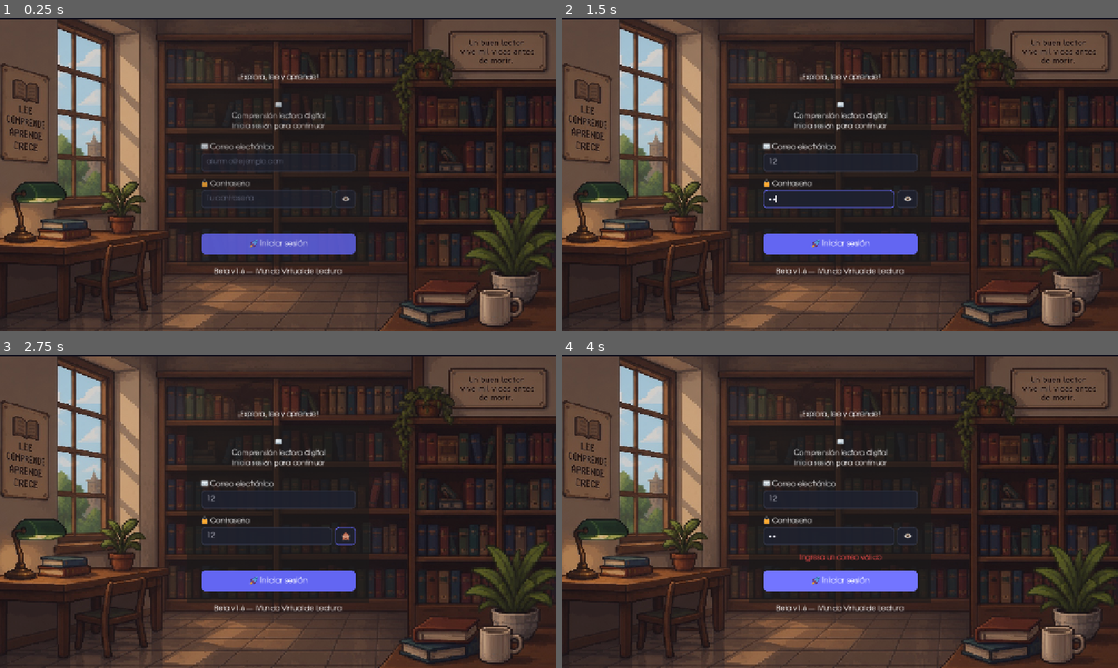
Above: before the commit, frames 1-4 (two rows, left to right).
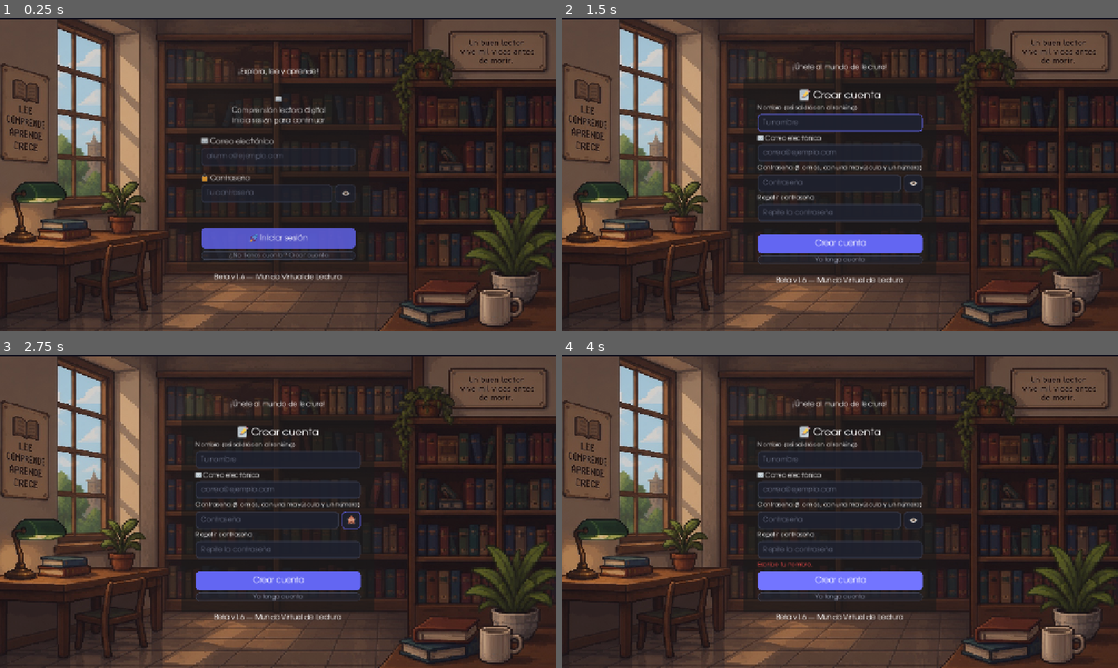
Above: after the commit, the same moments.

Repository: Steeven24/virtual-world-reading-ai
Game: Godot game, scene res://scenes/UI/login_screen.tscn
Same seed, same stepped clock (60 frames per second), same inputs: the game is played once before the commit and once after it.
Inputs (mouse positions are in pixels of both pictures, inside the frame that each line leads up to):
- Up to frame 1 (0.25 s): no input
- Up to frame 2 (1.5 s): click (840, 161) at 0.52 s; type "12" at 0.6 s; click (828, 199) at 0.75 s; type "12" at 0.83 s; click (840, 255) at 1.25 s, where only the run after the commit has a clickable "¿No tienes cuenta? Crear cuen…"
- Up to frame 3 (2.75 s): click "👁" at 2 s
- Up to frame 4 (4 s): click "🙈" at 2.75 s; click (840, 580) at 3.5 s, where only the run after the commit has a clickable "Crear cuenta"

The runs differ from the first frame. In frame 1, 4.0% of the frame differs, in the area x 33-64%, y 16-84%; in frame 2, 5.3%, in the area x 32-68%, y 14-85%; in frame 3, 5.0%; in frame 4, 5.1%.

Commit message:
feat: crear cuenta desde la pantalla de inicio de sesión
Co-Authored-By: Claude Opus 5.5 <noreply@anthropic.com>

Diff:
--- a/scripts/UI/login_screen.gd
+++ b/scripts/UI/login_screen.gd
@@ -54,6 +54,15 @@
 
 var _is_returning_player: bool = false
 
+## Panel «Crear cuenta» y su enlace, creados por código bajo el login.
+var _registro: PanelRegistro = null
+var _crear_cuenta_button: Button = null
+
+## Credenciales recién registradas, para entrar con ellas en cuanto la API
+## confirme la cuenta.
+var _correo_registro: String = ""
+var _clave_registro: String = ""
+
 # ─── Ciclo de vida ──────────────────────────────────────────────────────────
 
 func _ready() -> void:
@@ -73,6 +82,10 @@
 	AuthManager.login_failed.connect(_on_login_failed)
 	AuthManager.progress_loaded.connect(_on_progress_loaded)
 	AuthManager.progress_load_failed.connect(_on_progress_load_failed)
+	AuthManager.register_success.connect(_on_register_success)
+	AuthManager.register_failed.connect(_on_register_failed)
+
+	_construir_registro()
 
 	# Estilizar UI
 	_apply_styles()
@@ -100,6 +113,10 @@
 		AuthManager.progress_loaded.disconnect(_on_progress_loaded)
 	if AuthManager.progress_load_failed.is_connected(_on_progress_load_failed):
 		AuthManager.progress_load_failed.disconnect(_on_progress_load_failed)
+	if AuthManager.register_success.is_connected(_on_register_success):
+		AuthManager.register_success.disconnect(_on_register_success)
+	if AuthManager.register_failed.is_connected(_on_register_failed):
+		AuthManager.register_failed.disconnect(_on_register_failed)
 
 
 # ─── Flujos de UI ────────────────────────────────────────────────────────────
@@ -122,6 +139,8 @@
 	_is_returning_player = false
 	login_panel.visible = true
 	return_panel.visible = false
+	if _registro:
+		_registro.visible = false
 
 	var msg_idx: int = randi() % WELCOME_MESSAGES.size()
 	welcome_label.text = WELCOME_MESSAGES[msg_idx]
@@ -180,6 +199,10 @@
 
 func _on_login_failed(error: String) -> void:
 	_hide_loading()
+	if _registro and _registro.visible:
+		_registro.set_cargando(false)
+		_registro.mostrar_error(error)
+		return
 	_show_error(error)
 
 
@@ -257,36 +280,53 @@
 		if child is Label:
 			child.add_theme_font_override("font", font)
 
-	# Estilizar campos de entrada
 	for input in [email_input, password_input]:
-		var style := StyleBoxFlat.new()
-		style.bg_color = Color(0.12, 0.13, 0.18, 0.9)
-		style.corner_radius_top_left = 8
-		style.corner_radius_top_right = 8
-		style.corner_radius_bottom_left = 8
-		style.corner_radius_bottom_right = 8
-		style.border_width_left = 2
-		style.border_width_top = 2
-		style.border_width_right = 2
-		style.border_width_bottom = 2
-		style.border_color = Color(0.25, 0.27, 0.35, 0.6)
-		style.content_margin_left = 12
-		style.content_margin_right = 12
-		style.content_margin_top = 4
-		style.content_margin_bottom = 4
-		input.add_theme_stylebox_override("normal", style)
-
-		var focus_style := style.duplicate()
-		focus_style.border_color = Color(0.39, 0.4, 0.95, 0.8)
-		input.add_theme_stylebox_override("focus", focus_style)
-
-		input.add_theme_color_override("font_color", Color(0.9, 0.9, 0.95))
-		input.add_theme_color_override("font_placeholder_color", Color(0.4, 0.42, 0.5))
+		_estilo_campo(input)
+	_estilo_boton_ojo(toggle_password_button)
+	_estilo_boton_principal(login_button)
+	if return_continue_button:
+		_estilo_boton_principal(return_continue_button)
+	if return_switch_button:
+		_estilo_boton_secundario(return_switch_button)
+	_estilo_boton_secundario(_crear_cuenta_button)
+
+	# El registro usa las mismas piezas que el login.
+	for campo in _registro.campos():
+		_estilo_campo(campo)
+	_estilo_boton_ojo(_registro.ojo_button)
+	_estilo_boton_principal(_registro.crear_button)
+	_estilo_boton_secundario(_registro.volver_button)
+	_registro.add_theme_stylebox_override("panel", login_panel.get_theme_stylebox("panel"))
+
+
+## Campo de texto: fondo oscuro, borde que se ilumina con el foco.
+func _estilo_campo(input: LineEdit) -> void:
+	var style := StyleBoxFlat.new()
+	style.bg_color = Color(0.12, 0.13, 0.18, 0.9)
+	style.set_corner_radius_all(8)
+	style.set_border_width_all(2)
+	style.border_color = Color(0.25, 0.27, 0.35, 0.6)
+	style.content_margin_left = 12
+	style.content_margin_right = 12
+	style.content_margin_top = 4
+	style.content_margin_bottom = 4
+	input.add_theme_stylebox_override("normal", style)
+
+	var focus_style := style.duplicate()
+	focus_style.border_color = Color(0.39, 0.4, 0.95, 0.8)
+	input.add_theme_stylebox_override("focus", focus_style)
+
+	input.add_theme_color_override("font_color", Color(0.9, 0.9, 0.95))
+	input.add_theme_color_override("font_placeholder_color", Color(0.4, 0.42, 0.5))
+	var font = load(FONT_PATH)
+	if font:
 		input.add_theme_font_override("font", font)
-		input.add_theme_font_size_override("font_size", 16)
-
-	# Estilizar el botón del ojo igual que los campos, para que se lea como
-	# parte del mismo control y no como un botón suelto.
+	input.add_theme_font_size_override("font_size", 16)
+
+
+## Botón del ojo: igual que los campos, para que se lea como parte del mismo
+## control y no como un botón suelto.
+func _estilo_boton_ojo(boton: Button) -> void:
 	var eye_normal := StyleBoxFlat.new()
 	eye_normal.bg_color = Color(0.12, 0.13, 0.18, 0.9)
 	eye_normal.set_corner_radius_all(8)
@@ -294,67 +334,59 @@
 	eye_normal.border_color = Color(0.25, 0.27, 0.35, 0.6)
 	var eye_hover := eye_normal.duplicate()
 	eye_hover.border_color = Color(0.39, 0.4, 0.95, 0.8)
-	toggle_password_button.add_theme_stylebox_override("normal", eye_normal)
-	toggle_password_button.add_theme_stylebox_override("hover", eye_hover)
-	toggle_password_button.add_theme_stylebox_override("pressed", eye_hover)
-	toggle_password_button.add_theme_color_override("font_color", Color(0.75, 0.77, 0.85))
-	toggle_password_button.add_theme_color_override("font_hover_color", Color.WHITE)
-	toggle_password_button.add_theme_color_override("font_pressed_color", Color.WHITE)
-	toggle_password_button.add_theme_font_override("font", font)
-	toggle_password_button.add_theme_font_size_override("font_size", 18)
-
-	# Estilizar botón de login
+	boton.add_theme_stylebox_override("normal", eye_normal)
+	boton.add_theme_stylebox_override("hover", eye_hover)
+	boton.add_theme_stylebox_override("pressed", eye_hover)
+	boton.add_theme_color_override("font_color", Color(0.75, 0.77, 0.85))
+	boton.add_theme_color_override("font_hover_color", Color.WHITE)
+	boton.add_theme_color_override("font_pressed_color", Color.WHITE)
+	var font = load(FONT_PATH)
+	if font:
+		boton.add_theme_font_override("font", font)
+	boton.add_theme_font_size_override("font_size", 18)
+
+
+## Botón principal (entrar, continuar, crear cuenta).
+func _estilo_boton_principal(boton: Button) -> void:
 	var btn_normal := StyleBoxFlat.new()
 	btn_normal.bg_color = Color(0.39, 0.4, 0.95, 1.0)
-	btn_normal.corner_radius_top_left = 10
-	btn_normal.corner_radius_top_right = 10
-	btn_normal.corner_radius_bottom_left = 10
-	btn_normal.corner_radius_bottom_right = 10
-	login_button.add_theme_stylebox_override("normal", btn_normal)
+	btn_normal.set_corner_radius_all(10)
+	boton.add_theme_stylebox_override("normal", btn_normal)
 
 	var btn_hover := btn_normal.duplicate()
 	btn_hover.bg_color = Color(0.45, 0.46, 1.0, 1.0)
-	login_button.add_theme_stylebox_override("hover", btn_hover)
+	boton.add_theme_stylebox_override("hover", btn_hover)
 
 	var btn_pressed := btn_normal.duplicate()
 	btn_pressed.bg_color = Color(0.30, 0.31, 0.80, 1.0)
-	login_button.add_theme_stylebox_override("pressed", btn_pressed)
-
-	login_button.add_theme_color_override("font_color", Color.WHITE)
-	login_button.add_theme_color_override("font_hover_color", Color.WHITE)
-	login_button.add_theme_color_override("font_pressed_color", Color(0.85, 0.85, 1.0))
-	login_button.add_theme_font_override("font", font)
-	login_button.add_theme_font_size_override("font_size", 18)
-
-	# Estilizar botones del panel de retorno
-	if return_continue_button:
-		return_continue_button.add_theme_stylebox_override("normal", btn_normal.duplicate())
-		return_continue_button.add_theme_stylebox_override("hover", btn_hover.duplicate())
-		return_continue_button.add_theme_stylebox_override("pressed", btn_pressed.duplicate())
-		return_continue_button.add_theme_color_override("font_color", Color.WHITE)
-		return_continue_button.add_theme_font_override("font", font)
-		return_continue_button.add_theme_font_size_override("font_size", 18)
-
-	if return_switch_button:
-		var ghost_style := StyleBoxFlat.new()
-		ghost_style.bg_color = Color(0.15, 0.16, 0.22, 0.5)
-		ghost_style.corner_radius_top_left = 8
-		ghost_style.corner_radius_top_right = 8
-		ghost_style.corner_radius_bottom_left = 8
-		ghost_style.corner_radius_bottom_right = 8
-		ghost_style.border_width_left = 1
-		ghost_style.border_width_top = 1
-		ghost_style.border_width_right = 1
-		ghost_style.border_width_bottom = 1
-		ghost_style.border_color = Color(0.3, 0.32, 0.4, 0.5)
-		return_switch_button.add_theme_stylebox_override("normal", ghost_style)
-		var ghost_hover := ghost_style.duplicate()
-		ghost_hover.bg_color = Color(0.2, 0.21, 0.28, 0.7)
-		return_switch_button.add_theme_stylebox_override("hover", ghost_hover)
-		return_switch_button.add_theme_color_override("font_color", Color(0.6, 0.62, 0.7))
-		return_switch_button.add_theme_color_override("font_hover_color", Color(0.8, 0.82, 0.9))
-		return_switch_button.add_theme_font_override("font", font)
-		return_switch_button.add_theme_font_size_override("font_size", 14)
+	boton.add_theme_stylebox_override("pressed", btn_pressed)
+
+	boton.add_theme_color_override("font_color", Color.WHITE)
+	boton.add_theme_color_override("font_hover_color", Color.WHITE)
+	boton.add_theme_color_override("font_pressed_color", Color(0.85, 0.85, 1.0))
+	var font = load(FONT_PATH)
+	if font:
+		boton.add_theme_font_override("font", font)
+	boton.add_theme_font_size_override("font_size", 18)
+
+
+## Botón secundario y discreto (cambiar de cuenta, crear cuenta, volver).
+func _estilo_boton_secundario(boton: Button) -> void:
+	var ghost_style := StyleBoxFlat.new()
+	ghost_style.bg_color = Color(0.15, 0.16, 0.22, 0.5)
+	ghost_style.set_corner_radius_all(8)
+	ghost_style.set_border_width_all(1)
+	ghost_style.border_color = Color(0.3, 0.32, 0.4, 0.5)
+	boton.add_theme_stylebox_override("normal", ghost_style)
+	var ghost_hover := ghost_style.duplicate()
+	ghost_hover.bg_color = Color(0.2, 0.21, 0.28, 0.7)
+	boton.add_theme_stylebox_override("hover", ghost_hover)
+	boton.add_theme_color_override("font_color", Color(0.6, 0.62, 0.7))
+	boton.add_theme_color_override("font_hover_color", Color(0.8, 0.82, 0.9))
+	var font = load(FONT_PATH)
+	if font:
+		boton.add_theme_font_override("font", font)
+	boton.add_theme_font_size_override("font_size", 14)
 
 
 func _animate_entry() -> void:
@@ -363,6 +395,75 @@
 	panel.modulate.a = 0.0
 	var tween := create_tween()
 	tween.tween_property(panel, "modulate:a", 1.0, 0.6).set_ease(Tween.EASE_OUT).set_trans(Tween.TRANS_CUBIC)
+
+
+# ─── Crear cuenta ────────────────────────────────────────────────────────────
+
+## Enlace «Crear cuenta» bajo el botón de entrar y el panel de registro, al
+## lado del de login. Se crean aquí y no en la escena para que el panel viva
+## en un solo script (panel_registro.gd).
+func _construir_registro() -> void:
+	_crear_cuenta_button = Button.new()
+	_crear_cuenta_button.name = "CrearCuentaButton"
+	_crear_cuenta_button.text = "¿No tienes cuenta? Crear cuenta"
+	_crear_cuenta_button.pressed.connect(_on_crear_cuenta_pressed)
+	var caja := login_button.get_parent()
+	caja.add_child(_crear_cuenta_button)
+	caja.move_child(_crear_cuenta_button, login_button.get_index() + 1)
+
+	_registro = PanelRegistro.new()
+	login_panel.get_parent().add_child(_registro)
+	login_panel.get_parent().move_child(_registro, login_panel.get_index() + 1)
+	_registro.registro_pedido.connect(_on_registro_pedido)
+	_registro.volver_pedido.connect(_on_volver_al_login)
+
+
+func _on_crear_cuenta_pressed() -> void:
+	error_label.text = ""
+	_registro.vaciar()
+	login_panel.visible = false
+	_registro.visible = true
+	welcome_label.text = "¡Únete al mundo de lectura!"
+	subtitle_label.text = "Crea tu cuenta para empezar"
+	_registro.nombre_input.grab_focus()
+
+
+func _on_volver_al_login() -> void:
+	_registro.visible = false
+	login_panel.visible = true
+	_show_new_player_flow()
+
+
+func _on_registro_pedido(nombre: String, correo: String, clave: String) -> void:
+	_correo_registro = correo
+	_clave_registro = clave
+	_registro.set_cargando(true)
+	AuthManager.register(correo, clave, nombre)
+
+
+## La cuenta existe: se entra con ella y sigue el flujo de un jugador nuevo
+## (elegir personaje y lobby con tutorial).
+func _on_register_success(_datos: Dictionary) -> void:
+	AuthManager.login(_correo_registro, _clave_registro)
+	_clave_registro = ""
+
+
+func _on_register_failed(error: String) -> void:
+	_registro.set_cargando(false)
+	_registro.mostrar_error(mensaje_error_registro(error))
+
+
+## Texto para el alumno a partir del error que devuelve AuthManager (el
+## "detail" de la API o un error de red).
+static func mensaje_error_registro(detalle: String) -> String:
+	if detalle.contains("Ya existe"):
+		return "Ya existe una cuenta con ese correo."
+	if detalle.begins_with("["):
+		# 422: la API devuelve la lista de errores de validación del correo.
+		return "Revisa el correo: no parece válido."
+	if detalle == "Error de red" or detalle.begins_with("HTTP "):
+		return "No se pudo conectar con el servidor. Inténtalo de nuevo."
+	return detalle
 
 
 # ─── Utilidades de UI ────────────────────────────────────────────────────────
--- /dev/null
+++ b/scripts/UI/panel_registro.gd
@@ -0,0 +1,181 @@
+## Panel «Crear cuenta» del login.
+##
+## Pide nombre, correo y la contraseña dos veces, y la valida con las mismas
+## reglas que la API (/auth/register: 8 caracteres o más, una mayúscula y un
+## número). Solo emite registro_pedido cuando todo está bien; la pantalla de
+## login hace la petición, aplica el estilo de sus campos y botones, y muestra
+## los errores que devuelva la API con mostrar_error().
+class_name PanelRegistro
+extends PanelContainer
+
+signal registro_pedido(nombre: String, correo: String, clave: String)
+signal volver_pedido
+
+const PATRON_CORREO := "^[^@\\s]+@[^@\\s]+\\.[^@\\s]+$"
+
+var nombre_input: LineEdit
+var correo_input: LineEdit
+var clave_input: LineEdit
+var repetir_input: LineEdit
+var ojo_button: Button
+var crear_button: Button
+var volver_button: Button
+var titulo_label: Label
+
+var _error_label: Label
+var _cargando_label: Label
+
+
+func _init() -> void:
+	name = "PanelRegistro"
+	visible = false
+	_construir()
+
+
+## Texto del primer problema que impide crear la cuenta, o "" si no hay.
+static func validar(nombre: String, correo: String, clave: String, repetida: String) -> String:
+	if nombre.strip_edges().is_empty():
+		return "Escribe tu nombre."
+	var patron := RegEx.create_from_string(PATRON_CORREO)
+	if patron.search(correo.strip_edges()) == null:
+		return "Escribe un correo válido."
+	if clave.length() < 8:
+		return "La contraseña debe tener al menos 8 caracteres."
+	if clave.to_lower() == clave:
+		return "La contraseña debe tener al menos una mayúscula."
+	if not RegEx.create_from_string("[0-9]").search(clave):
+		return "La contraseña debe tener al menos un número."
+	if clave != repetida:
+		return "Las contraseñas no coinciden."
+	return ""
+
+
+func mostrar_error(texto: String) -> void:
+	_error_label.text = texto
+
+
+func set_cargando(activo: bool) -> void:
+	_cargando_label.visible = activo
+	crear_button.disabled = activo
+	volver_button.disabled = activo
+	if activo:
+		_error_label.text = ""
+
+
+## Campos de texto, para que la pantalla de login les ponga su estilo.
+func campos() -> Array[LineEdit]:
+	return [nombre_input, correo_input, clave_input, repetir_input]
+
+
+func vaciar() -> void:
+	for campo in campos():
+		campo.text = ""
+	_error_label.text = ""
+	set_cargando(false)
+
+
+# ─── Construcción ────────────────────────────────────────────────────────────
+
+func _construir() -> void:
+	var margen := MarginContainer.new()
+	for lado in ["margin_left", "margin_right"]:
+		margen.add_theme_constant_override(lado, 32)
+	for lado in ["margin_top", "margin_bottom"]:
+		margen.add_theme_constant_override(lado, 24)
+	add_child(margen)
+
+	var caja := VBoxContainer.new()
+	caja.add_theme_constant_override("separation", 6)
+	caja.custom_minimum_size = Vector2(380, 0)
+	margen.add_child(caja)
+
+	titulo_label = _etiqueta("📝 Crear cuenta", 24)
+	titulo_label.horizontal_alignment = HORIZONTAL_ALIGNMENT_CENTER
+	caja.add_child(titulo_label)
+
+	caja.add_child(_etiqueta("Nombre (así saldrás en el ranking)", 14))
+	nombre_input = _campo("NombreInput", "Tu nombre")
+	nombre_input.max_length = 100
+	caja.add_child(nombre_input)
+
+	caja.add_child(_etiqueta("✉️ Correo electrónico", 14))
+	correo_input = _campo("CorreoInput", "correo@ejemplo.com")
+	caja.add_child(correo_input)
+
+	caja.add_child(_etiqueta("Contraseña (8 o más, con una mayúscula y un número)", 14))
+	var fila := HBoxContainer.new()
+	fila.add_theme_constant_override("separation", 6)
+	clave_input = _campo("ClaveInput", "Contraseña")
+	clave_input.secret = true
+	clave_input.size_flags_horizontal = Control.SIZE_EXPAND_FILL
+	fila.add_child(clave_input)
+	ojo_button = Button.new()
+	ojo_button.name = "OjoButton"
+	ojo_button.toggle_mode = true
+	ojo_button.text = "👁"
+	ojo_button.tooltip_text = "Mostrar contraseña"
+	ojo_button.custom_minimum_size = Vector2(44, 0)
+	ojo_button.toggled.connect(_on_ojo)
+	fila.add_child(ojo_button)
+	caja.add_child(fila)
+
+	caja.add_child(_etiqueta("Repetir contraseña", 14))
+	repetir_input = _campo("RepetirInput", "Repite la contraseña")
+	repetir_input.secret = true
+	repetir_input.text_submitted.connect(func(_texto: String): _on_crear())
+	caja.add_child(repetir_input)
+
+	_error_label = _etiqueta("", 14)
+	_error_label.name = "ErrorRegistro"
+	_error_label.autowrap_mode = TextServer.AUTOWRAP_WORD_SMART
+	_error_label.add_theme_color_override("font_color", Color(1.0, 0.3, 0.3))
+	caja.add_child(_error_label)
+
+	_cargando_label = _etiqueta("Creando tu cuenta...", 14)
+	_cargando_label.horizontal_alignment = HORIZONTAL_ALIGNMENT_CENTER
+	_cargando_label.visible = false
+	caja.add_child(_cargando_label)
+
+	crear_button = Button.new()
+	crear_button.name = "CrearButton"
+	crear_button.text = "Crear cuenta"
+	crear_button.custom_minimum_size = Vector2(0, 44)
+	crear_button.pressed.connect(_on_crear)
+	caja.add_child(crear_button)
+
+	volver_button = Button.new()
+	volver_button.name = "VolverButton"
+	volver_button.text = "Ya tengo cuenta"
+	volver_button.pressed.connect(func(): volver_pedido.emit())
+	caja.add_child(volver_button)
+
+
+func _etiqueta(texto: String, tam: int) -> Label:
+	var etiqueta := Label.new()
+	etiqueta.text = texto
+	etiqueta.add_theme_font_size_override("font_size", tam)
+	return etiqueta
+
+
+func _campo(nombre: String, sugerencia: String) -> LineEdit:
+	var campo := LineEdit.new()
+	campo.name = nombre
+	campo.placeholder_text = sugerencia
+	campo.custom_minimum_size = Vector2(0, 40)
+	return campo
+
+
+func _on_ojo(mostrar: bool) -> void:
+	clave_input.secret = not mostrar
+	repetir_input.secret = not mostrar
+	ojo_button.text = "🙈" if mostrar else "👁"
+	ojo_button.tooltip_text = "Ocultar contraseña" if mostrar else "Mostrar contraseña"
+
+
+func _on_crear() -> void:
+	var problema := validar(nombre_input.text, correo_input.text, clave_input.text, repetir_input.text)
+	if not problema.is_empty():
+		mostrar_error(problema)
+		return
+	_error_label.text = ""
+	registro_pedido.emit(nombre_input.text.strip_edges(), correo_input.text.strip_edges(), clave_input.text)
Not shown, added: scripts/UI/panel_registro.gd.uid
